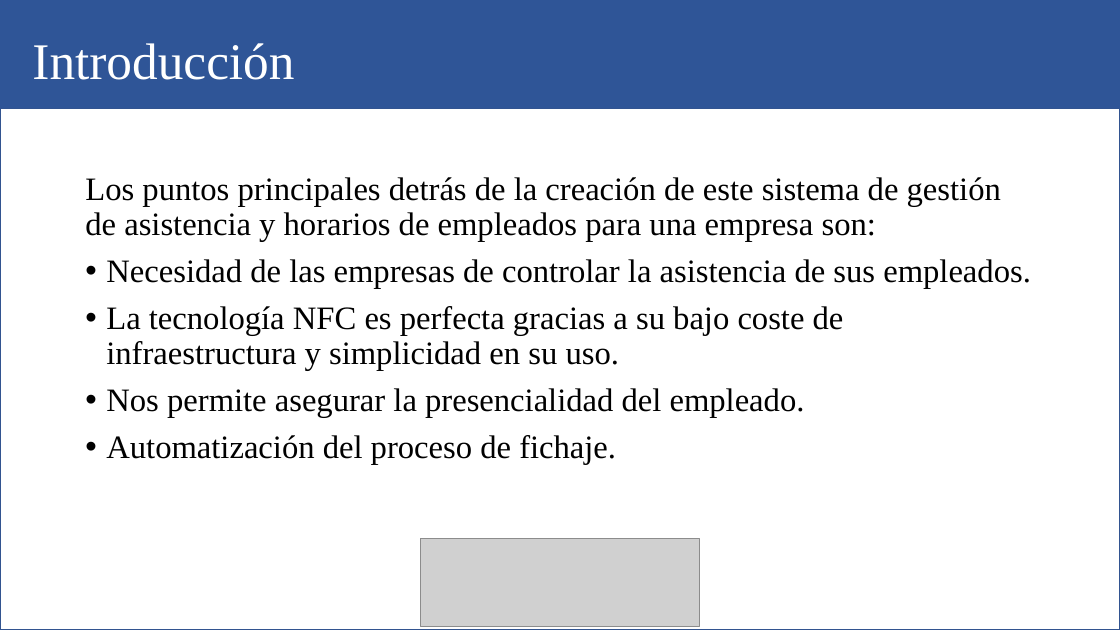
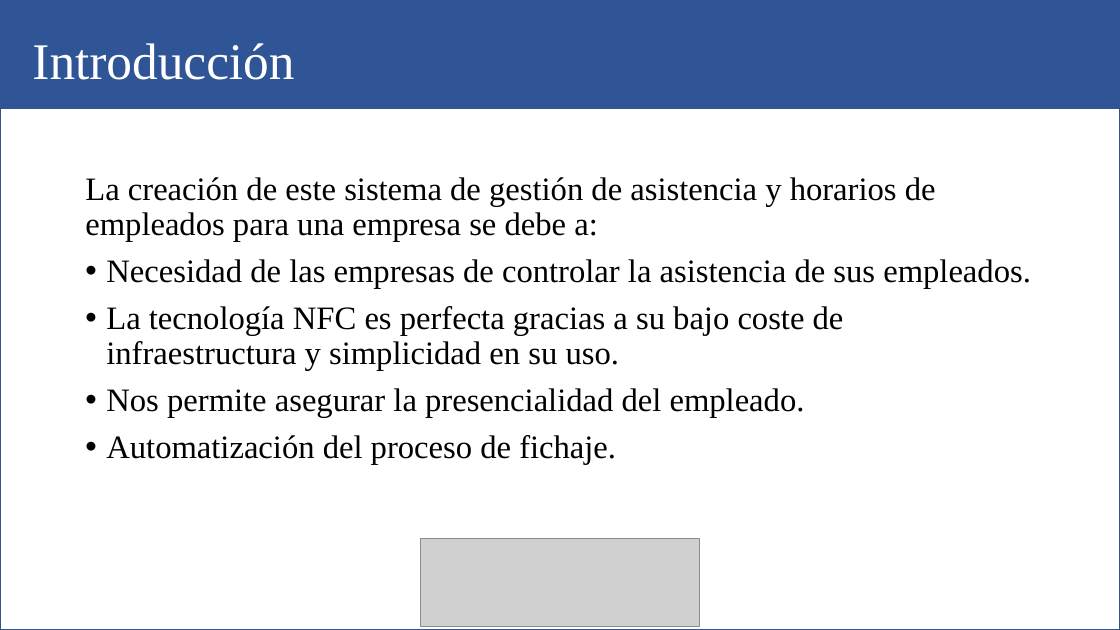
Before and after one commit to EduardoGravan/TFG, a slide deck: slide 4 of Presentación TFG.pptx (slide 3 before the commit). Drawn at 1120x630 pixels with LibreOffice and Linux fonts; fonts in the diff are those of the drawing; grey boxes stand for pictures. Boxes give left, top, right and bottom in pixels: in the first picture for what was removed or moved away, otherwise in the second. Text is boxed around its words. In the diff, an @@ line names an element or a change of style, - is before the commit and + after.

```diff
--- a/Presentación TFG.pptx
+++ b/Presentación TFG.pptx
@@ text at [85,177,936,241]: text changed @@
-Los puntos principales detrás de la creación de este sistema de gestión de asistencia y horarios de empleados para una empresa son:
+La creación de este sistema de gestión de asistencia y horarios de empleados para una empresa se debe a:
```
Also in this commit, not shown: 1 other slide changed, 5 slides added.
